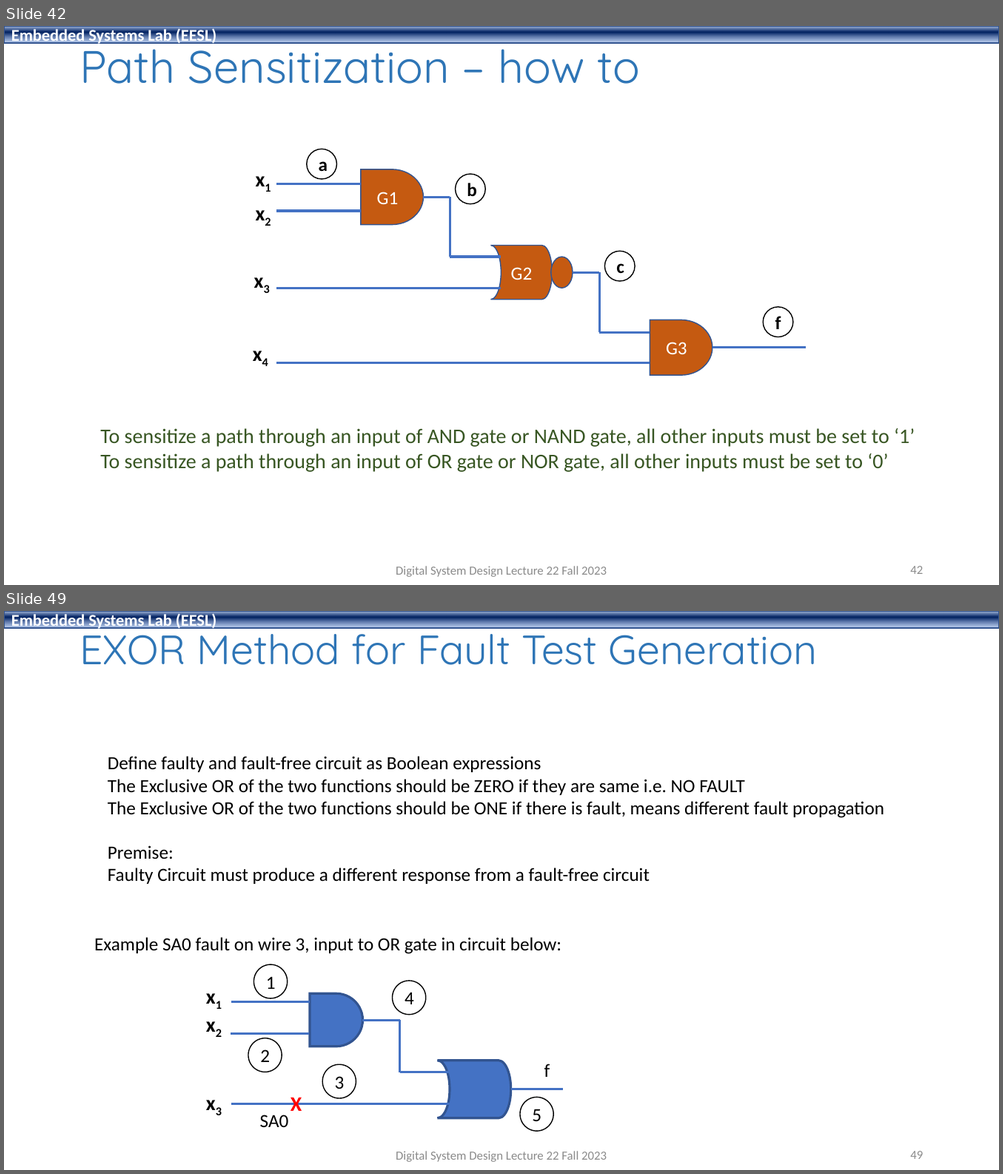
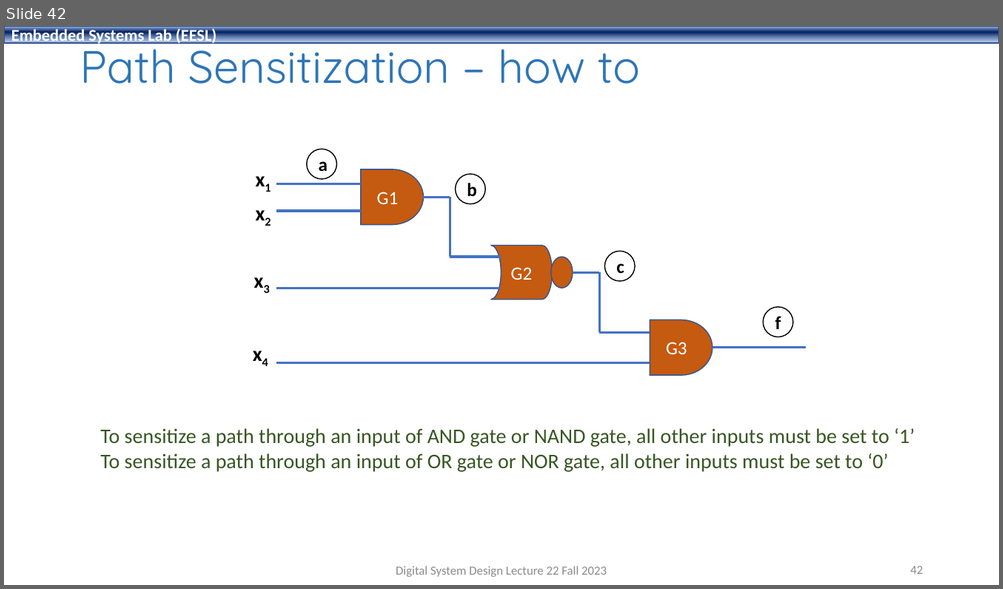
Before and after one commit to shahidmasud/shahidmasud.github.io, a slide deck: DSD_Lec22_Fall2023.ppsx. Shown one above the other, each under a label of ours: slides 42 and 49 before the commit, slide 42 after it; the slides between them are not shown. The pictures are 1003x1174 and 1003x589 pixels, drawn with LibreOffice and Linux fonts; fonts in the diff are those of the drawing; background and template pictures are left out. Boxes give left, top, right and bottom in pixels: in the first picture for what was removed or moved away, otherwise in the second. Text is boxed around its words. In the diff, an @@ line names an element or a change of style, - is before the commit and + after.

```diff
--- a/DSD_Lec22_Fall2023.ppsx
+++ b/DSD_Lec22_Fall2023.ppsx
@@ slide 49 removed at (4, 611, 999, 1170), background #FFFFFF; not listed: 1 template element that a slide beside it also shows @@
@@ title removed at (79, 622, 817, 665) @@
-EXOR Method for Fault Test Generation
@@ text removed at (108, 756, 884, 884) @@
-Define faulty and fault-free circuit as Boolean expressions
-The Exclusive OR of the two functions should be ZERO if they are same i.e. NO FAULT
-The Exclusive OR of the two functions should be ONE if there is fault, means different fault propagation
-Premise:
-Faulty Circuit must produce a different response from a fault-free circuit
@@ text removed at (94, 937, 561, 954) @@
-Example SA0 fault on wire 3, input to OR gate in circuit below:
@@ group removed at (199, 965, 563, 1131): 7 lines, 5 ellipses, 4 texts, 1 flow chart delay, 1 flow chart online storage @@
-x1
-x2
-x3
-1
-2
-3
-X
-SA0
-f
-4
-5
@@ text removed at (395, 1151, 606, 1162) @@
-Digital System Design Lecture 22 Fall 2023
@@ page number removed at (910, 1151, 922, 1159) @@
-49
```
Also in this commit, not shown: 10 other slides removed, 3 other files.
